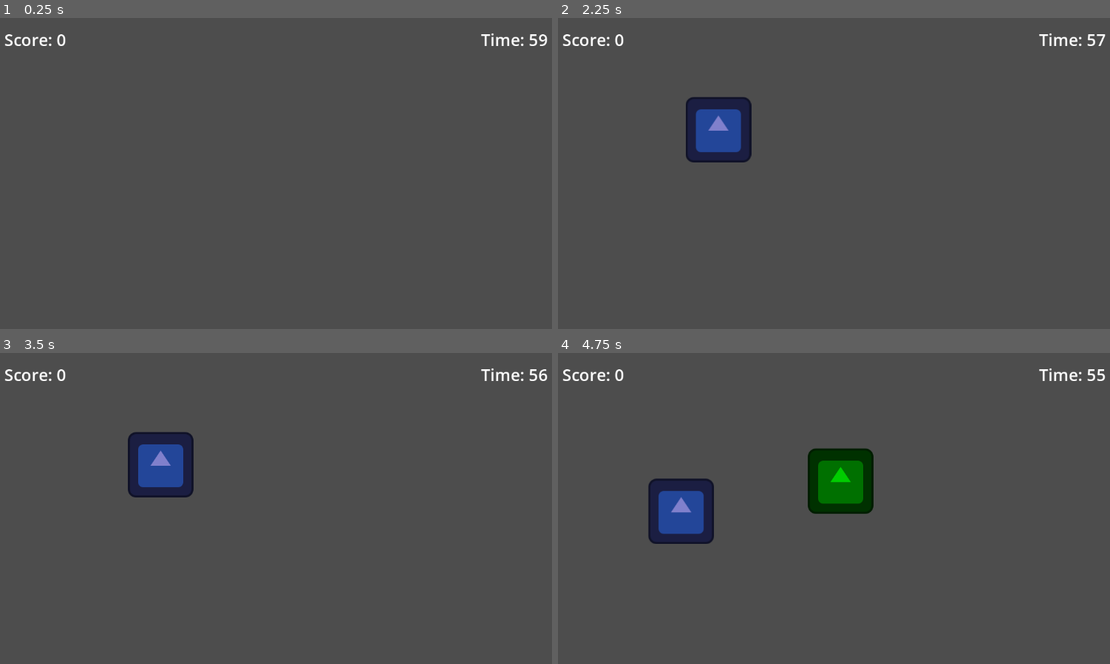
Above: before the commit, frames 1-4 (two rows, left to right).
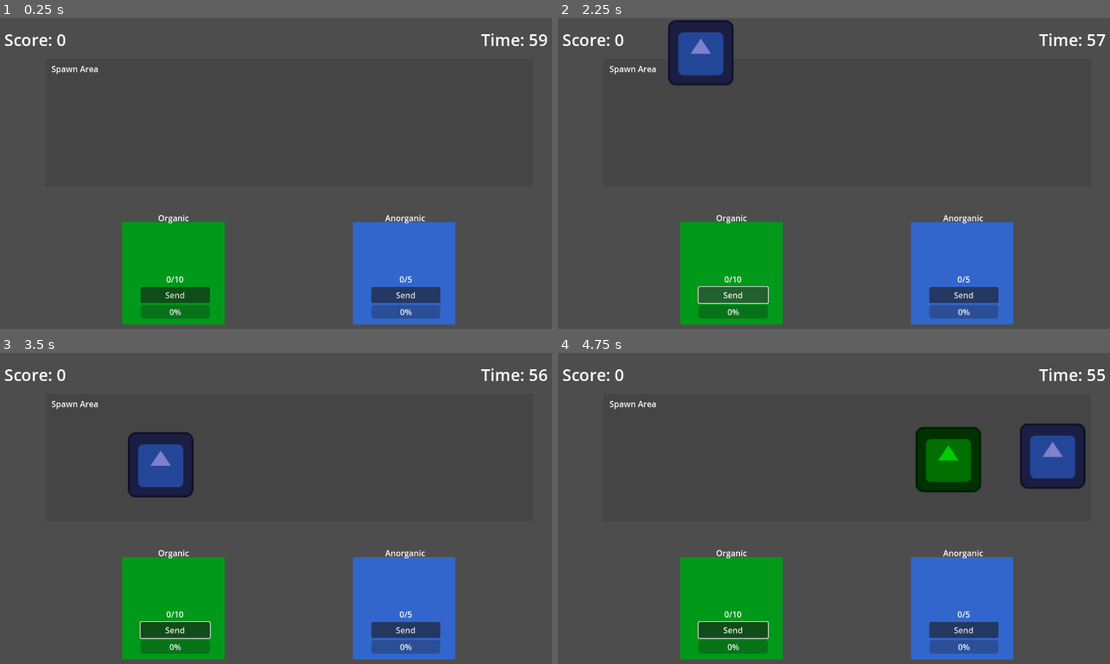
Above: after the commit, the same moments.

Repository: galih9/godot-trash
Game: Godot game, scene res://main.tscn
Two runs of this game, one before a commit and one after it. Both use one fixed random seed, a clock stepped at 60 frames per second and the inputs below. The engine's default icon, where the game draws it, is replaced by a stand-in: a white triangle on a blue panel in a dark square.
Inputs (mouse positions are in pixels of both pictures, inside the frame that each line leads up to):
- Up to frame 1 (0.25 s): no input
- Up to frame 2 (2.25 s): click (734, 294) at 0.5 s, where only the run after the commit has a clickable "Send"; click (734, 294) at 1.25 s, where only the run after the commit has a clickable "Send"; click (734, 294) at 2 s, where only the run after the commit has a clickable "Send"
- Up to frame 3 (3.5 s): move the mouse to (160, 464) at 2.77 s; click (160, 464) at 2.92 s
- Up to frame 4 (4.75 s): tap Enter at 3.5 s; move the mouse to (729, 536) at 3.52 s; click (729, 536) at 3.67 s; move the mouse to (839, 480) at 4.27 s; click (839, 480) at 4.42 s

The runs differ from the first frame. In frame 1, 12% of the frame differs, in the area x 9-83%, y 15-99%; in frame 2, 17%; in frame 3, 12%; in frame 4, 22%, in the area x 9-96%, y 15-99%.

Commit message:
improve visual feedback

Diff:
--- a/main.gd
+++ b/main.gd
@@ -154,7 +154,18 @@
 	var rect = spawn_area.get_rect()
 	var x = randf_range(rect.position.x, rect.position.x + rect.size.x)
 	var y = randf_range(rect.position.y, rect.position.y + rect.size.y)
-	item.position = Vector2(x, y)
+
+	# Start from top (random X above screen)
+	# We use a tween to animate it falling/flowing to the target spot
+	var start_x = randf_range(rect.position.x, rect.position.x + rect.size.x)
+	var start_pos = Vector2(start_x, -100)
+	var target_pos = Vector2(x, y)
+
+	item.position = start_pos
+
+	var tween = create_tween()
+	# Animate to target position over 0.8 seconds (adjust speed as needed)
+	tween.tween_property(item, "position", target_pos, 0.8).set_trans(Tween.TRANS_QUAD).set_ease(Tween.EASE_OUT)
 
 func _on_trash_clicked(item: TrashItem):
 	if not game_active:
@@ -245,6 +256,11 @@
 	else:
 		score -= 5
 		update_ui()
+		shake_bin(bin_type)
+
+		# Show -5 indicator
+		var bin_node = $BinOrganic if bin_type == 1 else $BinAnorganic
+		spawn_float_indicator(bin_node.position + Vector2(0, -50), "-5", Color(1, 0.3, 0.3)) # Red
 		return true # Wrong bin, item consumed but penalized
 
 	update_ui()
@@ -386,7 +402,12 @@
 		update_bin_ui()
 
 func _on_organic_timer_timeout():
-	score += bin_organic_shipping * (10 + organic_bonus)
+	var gained = bin_organic_shipping * (10 + organic_bonus)
+	score += gained
+
+	# Show indicator
+	spawn_float_indicator($BinOrganic.position + Vector2(0, -50), "+" + str(gained), Color(0.3, 1, 0.3)) # Green
+
 	bin_organic_shipping = 0
 	organic_send_button.disabled = false
 	organic_timer.stop()
@@ -401,8 +422,50 @@
 		update_bin_ui()
 
 func _on_anorganic_timer_timeout():
-	score += bin_anorganic_shipping * (10 + inorganic_bonus)
+	var gained = bin_anorganic_shipping * (10 + inorganic_bonus)
+	score += gained
+
+	# Show indicator
+	spawn_float_indicator($BinAnorganic.position + Vector2(0, -50), "+" + str(gained), Color(0.3, 1, 0.3)) # Green
+
 	bin_anorganic_shipping = 0
 	anorganic_send_button.disabled = false
 	anorganic_timer.stop()
 	update_ui()
+
+# --- Visual Effects Helpers ---
+
+func shake_bin(bin_type: int):
+	var bin_node = null
+	if bin_type == 1:
+		bin_node = $BinOrganic
+	elif bin_type == 2:
+		bin_node = $BinAnorganic
+
+	if bin_node:
+		var original_pos = bin_node.position
+		# Use a simpler shake: offset slightly left, then right, then center
+		var tween = create_tween()
+		tween.tween_property(bin_node, "position", original_pos + Vector2(10, 0), 0.05)
+		tween.tween_property(bin_node, "position", original_pos - Vector2(10, 0), 0.05)
+		tween.tween_property(bin_node, "position", original_pos + Vector2(5, 0), 0.05)
+		tween.tween_property(bin_node, "position", original_pos - Vector2(5, 0), 0.05)
+		tween.tween_property(bin_node, "position", original_pos, 0.05)
+
+func spawn_float_indicator(pos: Vector2, text: String, color: Color):
+	var label = Label.new()
+	label.text = text
+	label.modulate = color
+	# Make it large and bold if possible, or just default size
+	label.add_theme_font_size_override("font_size", 32)
+	label.position = pos
+	label.z_index = 100 # On top of most things
+	add_child(label)
+
+	var tween = create_tween()
+	# Float up and fade out
+	tween.set_parallel(true)
+	tween.tween_property(label, "position", pos + Vector2(0, -50), 1.0).set_trans(Tween.TRANS_CUBIC).set_ease(Tween.EASE_OUT)
+	tween.tween_property(label, "modulate:a", 0.0, 1.0).set_ease(Tween.EASE_IN)
+	# Delete after tween
+	tween.chain().tween_callback(label.queue_free)
--- a/main.tscn
+++ b/main.tscn
@@ -83,6 +83,7 @@
 text = "Restart"
 
 [node name="ShopPanel" type="Panel" parent="UI"]
+visible = false
 anchors_preset = 15
 anchor_right = 1.0
 anchor_bottom = 1.0
@@ -217,7 +218,6 @@
 text = "Skip"
 
 [node name="SpawnArea" type="ColorRect" parent="."]
-visible = false
 offset_left = 100.0
 offset_top = 80.0
 offset_right = 1052.0
@@ -234,7 +234,6 @@
 text = "Spawn Area"
 
 [node name="BinOrganic" type="Area2D" parent="."]
-visible = false
 position = Vector2(350, 500)
 
 [node name="VBoxContainer" type="VBoxContainer" parent="BinOrganic"]
@@ -284,7 +283,6 @@
 text = "Organic"
 
 [node name="BinAnorganic" type="Area2D" parent="."]
-visible = false
 position = Vector2(800, 500)
 
 [node name="VBoxContainer" type="VBoxContainer" parent="BinAnorganic"]
